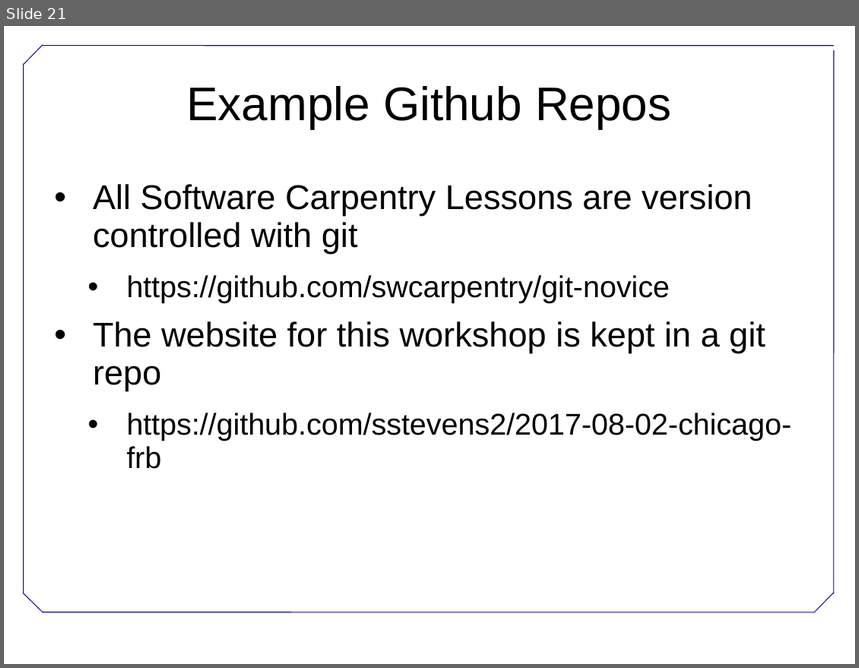
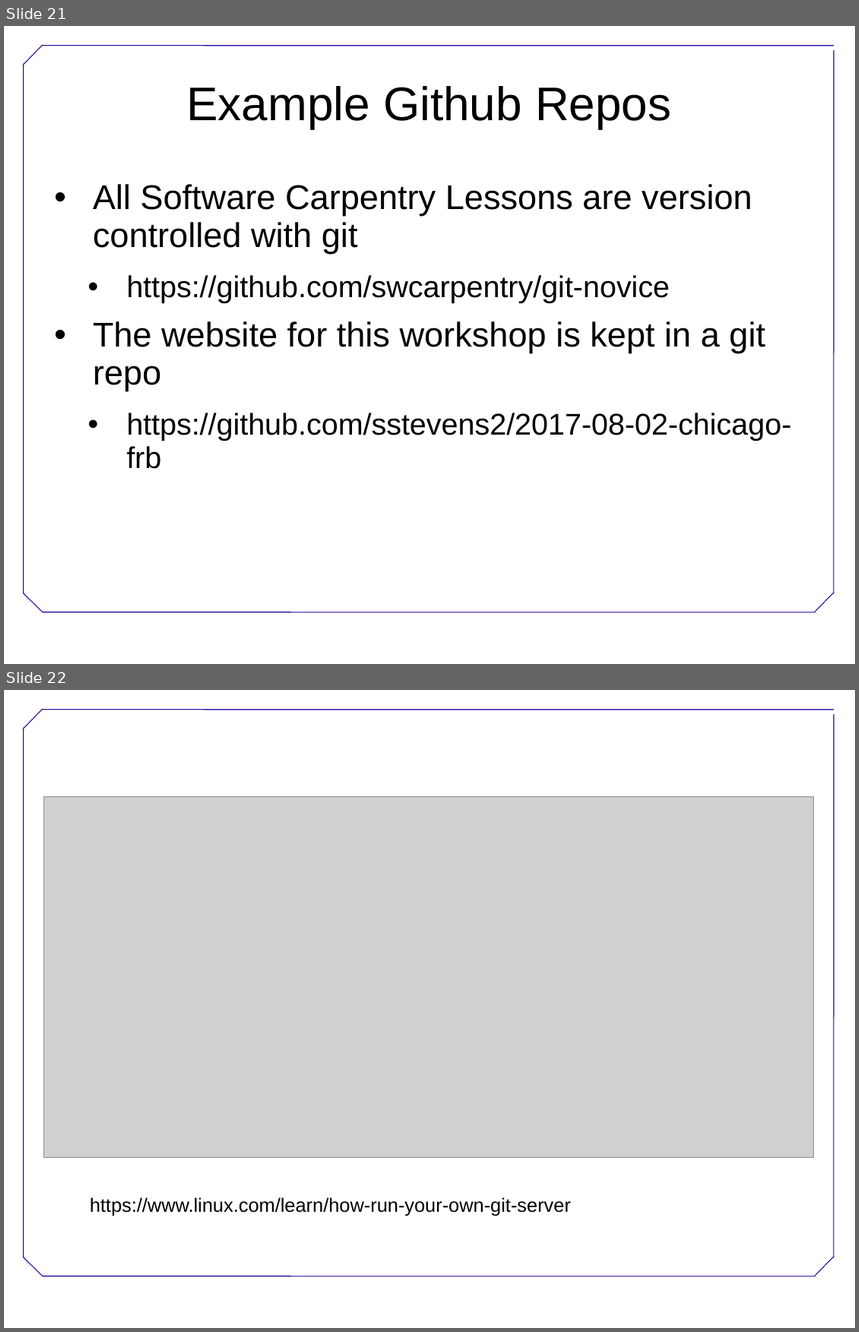
Before and after one commit to sstevens2/2017-08-02-chicago-frb, a slide deck: _extras/2017-08-03-git_motivation.ppt. Shown one above the other, each under a label of ours: slide 21 before the commit, slides 21 and 22 after it. The pictures are 859x668 and 859x1332 pixels, drawn with LibreOffice and Linux fonts; fonts in the diff are those of the drawing; grey boxes stand for pictures; background and template pictures are left out. Boxes give left, top, right and bottom in pixels: in the first picture for what was removed or moved away, otherwise in the second. Text is boxed around its words. In the diff, an @@ line names an element or a change of style, - is before the commit and + after.

```diff
--- a/_extras/2017-08-03-git_motivation.ppt
+++ b/_extras/2017-08-03-git_motivation.ppt
@@ slide 22 added at (x1=4, y1=690, x2=855, y2=1328), background #FFFFFF; not listed: 7 template elements that a slide beside it also shows @@
@@ picture added at (x1=44, y1=796, x2=814, y2=1158) @@
@@ text added at (x1=90, y1=1198, x2=571, y2=1217), 18 pt, text #000000 @@
+https://www.linux.com/learn/how-run-your-own-git-server
```
Also in this commit, not shown: 1 slide changed, 1 other file.
